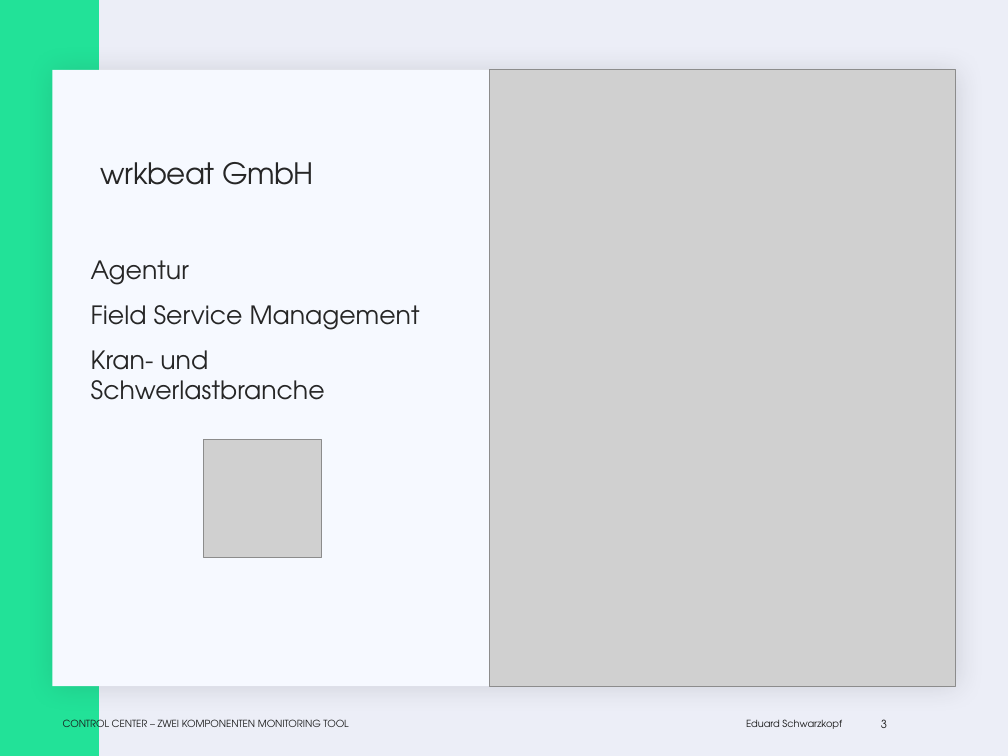
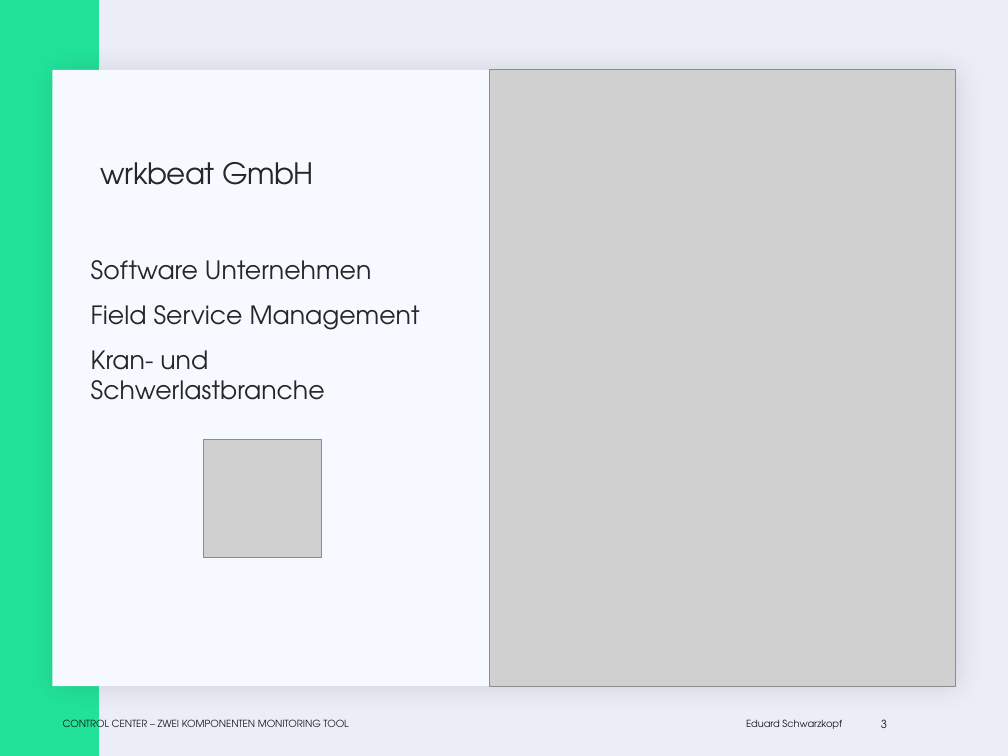
Before and after one commit to EduardSchwarzkopf/Abschlusspr-sentation, a slide deck: slide 3 of Abschluss_präsi.pptx. Drawn at 1008x756 pixels with LibreOffice and Linux fonts; fonts in the diff are those of the drawing; grey boxes stand for pictures. Boxes give left, top, right and bottom in pixels: in the first picture for what was removed or moved away, otherwise in the second. Text is boxed around its words. In the diff, an @@ line names an element or a change of style, - is before the commit and + after.

Commit message:
update Folie 3

```diff
--- a/Abschluss_präsi.pptx
+++ b/Abschluss_präsi.pptx
@@ text at <box>91,260,372,280</box>: text changed @@
-Agentur
+Software Unternehmen
```
